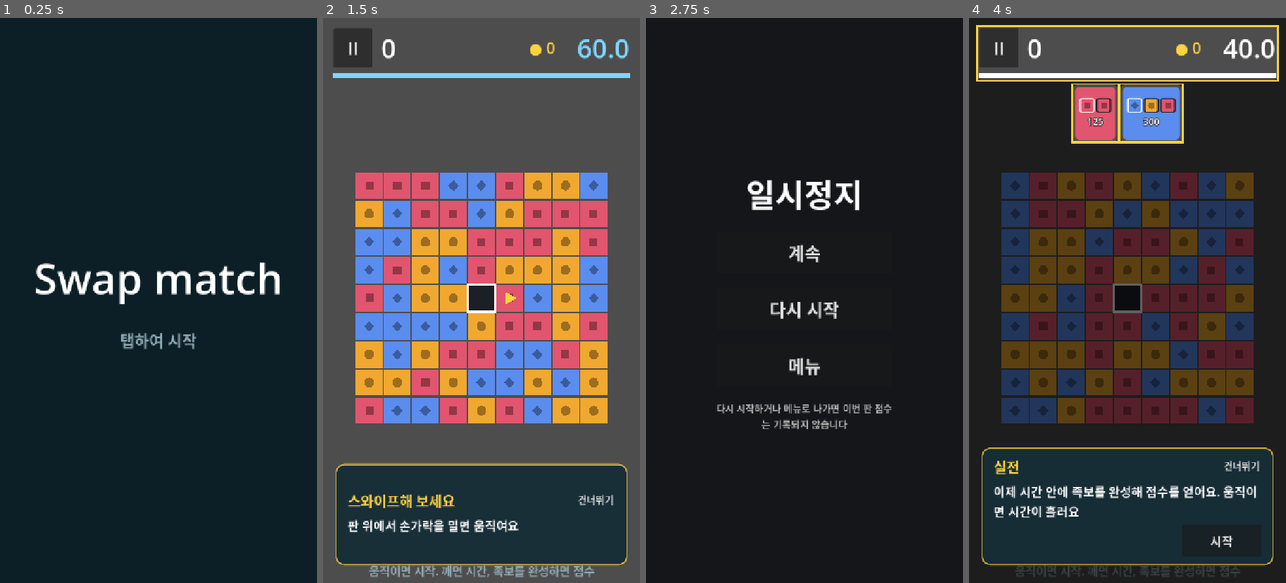
Above: before the commit, frames 1-4 (left to right).
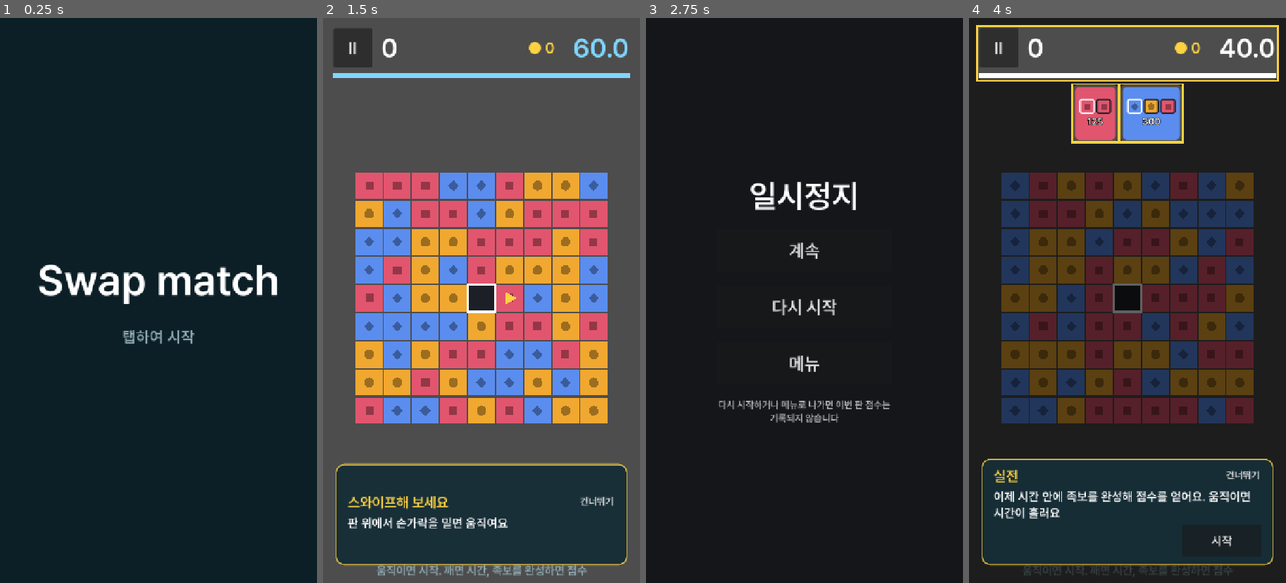
Above: after the commit, the same moments.

Repository: imjjulseo/Teeee-test
Game: Godot game, scene res://scenes/intro.tscn
Same seed, same stepped clock (60 frames per second), same inputs: the game is played once before the commit and once after it.
Inputs (mouse positions are in pixels of both pictures, inside the frame that each line leads up to):
- Up to frame 1 (0.25 s): no input
- Up to frame 2 (1.5 s): click (481, 300) at 0.5 s; click "게임 시작" at 1.25 s
- Up to frame 3 (2.75 s): click "II" at 2 s
- Up to frame 4 (4 s): click "다시 시작" at 2.75 s; click "건너뛰기" at 3.5 s

The runs differ from the first frame. In frame 1, 2.6% of the frame differs, in the area x 11-89%, y 43-59%; in frame 2, 2.8%; in frame 3, 2.7%; in frame 4, 5.6%, in the area x 4-97%, y 3-99%.

Commit message:
Add web export and GitHub Pages deployment
- Web export preset (single-threaded, so it runs on GitHub Pages
  without COOP/COEP headers).
- deploy-web workflow: on push to main, download Godot 4.7.2 and the
  web templates, export, and publish to GitHub Pages.
- Bundle Pretendard SemiBold (SIL OFL) as the UI font and rebuild the
  theme: web builds have no system font fallback, so Korean text
  rendered as empty boxes without it.
- README: how to enable Pages and build the web version locally.

Co-Authored-By: Claude Opus 5.5 <noreply@anthropic.com>
Claude-Session: https://claude.ai/code/session_01PvVe8LHYcZwE7nt84TnPsC

Diff:
--- a/resources/ui_theme.tres
+++ b/resources/ui_theme.tres
@@ -1,6 +1,8 @@
-[gd_resource type="Theme" format=3 uid="uid://dyfgwvse3erdx"]
-
-[sub_resource type="StyleBoxFlat" id="StyleBoxFlat_fgeqy"]
+[gd_resource type="Theme" format=3]
+
+[ext_resource type="FontFile" path="res://assets/fonts/Pretendard-SemiBold.otf" id="1_cviax"]
+
+[sub_resource type="StyleBoxFlat" id="StyleBoxFlat_yl303"]
 content_margin_left = 20.0
 content_margin_top = 14.0
 content_margin_right = 20.0
@@ -86,16 +88,16 @@
 corner_radius_bottom_right = 8
 corner_radius_bottom_left = 8
 
-[sub_resource type="StyleBoxFlat" id="StyleBoxFlat_wp64m"]
-bg_color = Color(0, 0, 0, 0.6)
-
-[sub_resource type="StyleBoxFlat" id="StyleBoxFlat_jvwhf"]
-bg_color = Color(0, 0, 0, 0.7)
-
 [sub_resource type="StyleBoxFlat" id="StyleBoxFlat_r625f"]
 bg_color = Color(0, 0, 0, 0.6)
 
 [sub_resource type="StyleBoxFlat" id="StyleBoxFlat_nvthg"]
+bg_color = Color(0, 0, 0, 0.7)
+
+[sub_resource type="StyleBoxFlat" id="StyleBoxFlat_w0yef"]
+bg_color = Color(0, 0, 0, 0.6)
+
+[sub_resource type="StyleBoxFlat" id="StyleBoxFlat_eehny"]
 content_margin_left = 24.0
 content_margin_top = 16.0
 content_margin_right = 24.0
@@ -173,53 +175,54 @@
 corner_radius_bottom_left = 8
 
 [resource]
+default_font = ExtResource("1_cviax")
 AccentLabel/base_type = &"Label"
 AccentLabel/colors/font_color = Color(1, 0.823529, 0.247059, 1)
 AchievementRowPanel/base_type = &"PanelContainer"
-AchievementRowPanel/styles/panel = SubResource("StyleBoxFlat_fgeqy")
+AchievementRowPanel/styles/panel = SubResource("StyleBoxFlat_yl303")
 BannerPanel/base_type = &"PanelContainer"
-BannerPanel/styles/panel = SubResource("StyleBoxFlat_cviax")
+BannerPanel/styles/panel = SubResource("StyleBoxFlat_qosx5")
 BarPanel/base_type = &"PanelContainer"
-BarPanel/styles/panel = SubResource("StyleBoxFlat_yl303")
+BarPanel/styles/panel = SubResource("StyleBoxFlat_m7jai")
 CaptionPanel/base_type = &"PanelContainer"
-CaptionPanel/styles/panel = SubResource("StyleBoxFlat_qosx5")
+CaptionPanel/styles/panel = SubResource("StyleBoxFlat_ufndy")
 CardPanel/base_type = &"PanelContainer"
-CardPanel/styles/panel = SubResource("StyleBoxFlat_m7jai")
+CardPanel/styles/panel = SubResource("StyleBoxFlat_ybqih")
 ChipButton/base_type = &"Button"
-ChipButton/styles/hover_pressed = SubResource("StyleBoxFlat_ufndy")
-ChipButton/styles/pressed = SubResource("StyleBoxFlat_ufndy")
+ChipButton/styles/hover_pressed = SubResource("StyleBoxFlat_wp64m")
+ChipButton/styles/pressed = SubResource("StyleBoxFlat_wp64m")
 ChoiceButton/base_type = &"Button"
-ChoiceButton/styles/hover_pressed = SubResource("StyleBoxFlat_ybqih")
-ChoiceButton/styles/pressed = SubResource("StyleBoxFlat_ybqih")
+ChoiceButton/styles/hover_pressed = SubResource("StyleBoxFlat_jvwhf")
+ChoiceButton/styles/pressed = SubResource("StyleBoxFlat_jvwhf")
 DimButton/base_type = &"Button"
-DimButton/styles/hover = SubResource("StyleBoxFlat_wp64m")
-DimButton/styles/normal = SubResource("StyleBoxFlat_wp64m")
-DimButton/styles/pressed = SubResource("StyleBoxFlat_wp64m")
+DimButton/styles/hover = SubResource("StyleBoxFlat_r625f")
+DimButton/styles/normal = SubResource("StyleBoxFlat_r625f")
+DimButton/styles/pressed = SubResource("StyleBoxFlat_r625f")
 DimButtonStrong/base_type = &"Button"
-DimButtonStrong/styles/hover = SubResource("StyleBoxFlat_jvwhf")
-DimButtonStrong/styles/normal = SubResource("StyleBoxFlat_jvwhf")
-DimButtonStrong/styles/pressed = SubResource("StyleBoxFlat_jvwhf")
+DimButtonStrong/styles/hover = SubResource("StyleBoxFlat_nvthg")
+DimButtonStrong/styles/normal = SubResource("StyleBoxFlat_nvthg")
+DimButtonStrong/styles/pressed = SubResource("StyleBoxFlat_nvthg")
 DimLabel/base_type = &"Label"
 DimLabel/colors/font_color = Color(0.7, 0.7, 0.7, 1)
 DimPanel/base_type = &"Panel"
-DimPanel/styles/panel = SubResource("StyleBoxFlat_r625f")
+DimPanel/styles/panel = SubResource("StyleBoxFlat_w0yef")
 InfoLabel/base_type = &"Label"
 InfoLabel/colors/font_color = Color(0.560784, 0.890196, 1, 1)
 LevelRowPanel/base_type = &"PanelContainer"
-LevelRowPanel/styles/panel = SubResource("StyleBoxFlat_nvthg")
+LevelRowPanel/styles/panel = SubResource("StyleBoxFlat_eehny")
 MutedLabel/base_type = &"Label"
 MutedLabel/colors/font_color = Color(0.560784, 0.666667, 0.698039, 1)
 OnAccentLabel/base_type = &"Label"
 OnAccentLabel/colors/font_color = Color(0.0470588, 0.121569, 0.14902, 1)
 RevealCardPanel/base_type = &"PanelContainer"
-RevealCardPanel/styles/panel = SubResource("StyleBoxFlat_w0yef")
+RevealCardPanel/styles/panel = SubResource("StyleBoxFlat_yjimd")
 SheetPanel/base_type = &"PanelContainer"
-SheetPanel/styles/panel = SubResource("StyleBoxFlat_eehny")
+SheetPanel/styles/panel = SubResource("StyleBoxFlat_ungle")
 ShopRowPanel/base_type = &"PanelContainer"
-ShopRowPanel/styles/panel = SubResource("StyleBoxFlat_yjimd")
+ShopRowPanel/styles/panel = SubResource("StyleBoxFlat_itu41")
 TabButton/base_type = &"Button"
-TabButton/styles/hover_pressed = SubResource("StyleBoxFlat_ungle")
-TabButton/styles/pressed = SubResource("StyleBoxFlat_ungle")
+TabButton/styles/hover_pressed = SubResource("StyleBoxFlat_1mhyq")
+TabButton/styles/pressed = SubResource("StyleBoxFlat_1mhyq")
 Tokens/colors/accent = Color(1, 0.823529, 0.247059, 1)
 Tokens/colors/accent_line = Color(1, 0.823529, 0.247059, 0.8)
 Tokens/colors/accent_warm = Color(0.96, 0.78, 0.26, 1)
--- a/resources/ui_theme_spec.tres
+++ b/resources/ui_theme_spec.tres
@@ -2,6 +2,7 @@
 
 [ext_resource type="Script" path="res://scripts/theme/ui_theme_spec.gd" id="1_spec"]
 [ext_resource type="Script" path="res://scripts/theme/ui_style.gd" id="2_style"]
+[ext_resource type="FontFile" path="res://assets/fonts/Pretendard-SemiBold.otf" id="3_font"]
 
 [sub_resource type="StyleBoxFlat" id="Box_1"]
 content_margin_left = 20.0
@@ -296,6 +297,7 @@
 
 [resource]
 script = ExtResource("1_spec")
+default_font = ExtResource("3_font")
 label_variations = Dictionary[StringName, StringName]({
 &"AccentLabel": &"accent",
 &"DimLabel": &"text_dim",
Not shown, added: assets/fonts/Pretendard-LICENSE.txt
Binary file added: assets/fonts/Pretendard-SemiBold.otf
Not shown, added: assets/fonts/Pretendard-SemiBold.otf.import
Not shown, changed: export_presets.cfg
Not shown: 12 places in resources/ui_theme.tres that only renumber resources
